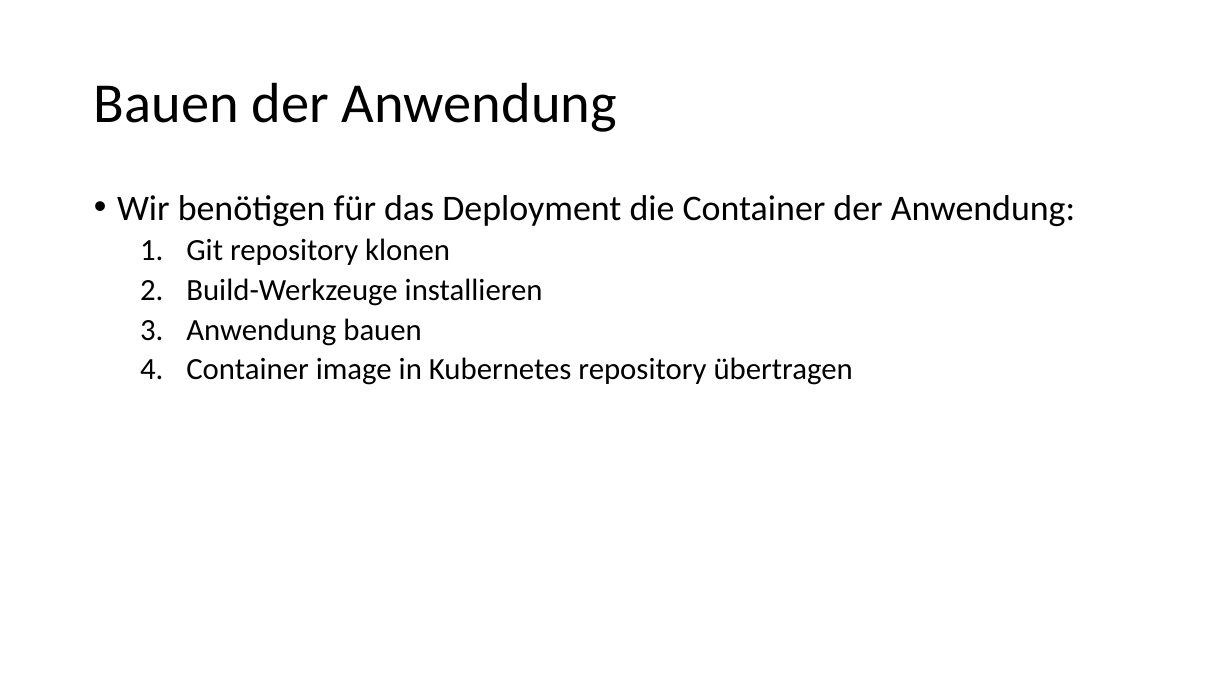
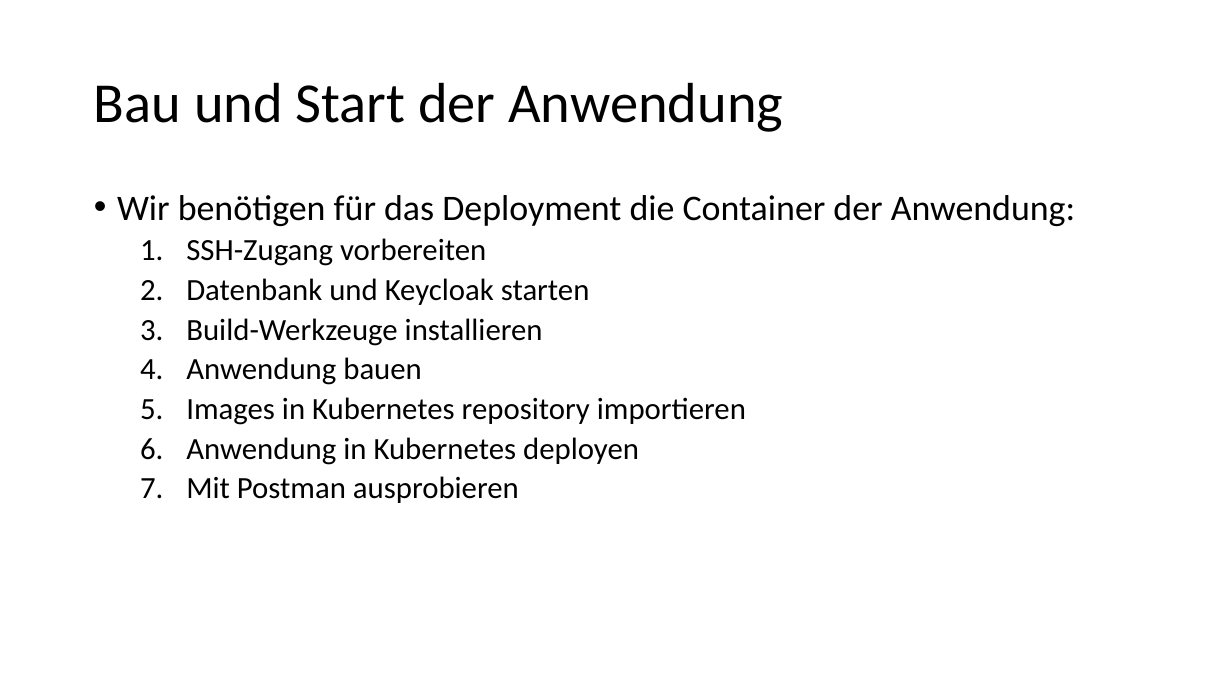
Before and after one commit to igeldo/PR4-SoSe23, a slide deck: slide 3 of sample/kubernetes/Bring your own device - Teil 2.pptx (slide 2 before the commit). Drawn at 1232x693 pixels with LibreOffice and Linux fonts; fonts in the diff are those of the drawing. Boxes give left, top, right and bottom in pixels: in the first picture for what was removed or moved away, otherwise in the second. Text is boxed around its words. In the diff, an @@ line names an element or a change of style, - is before the commit and + after.

```diff
--- a/sample/kubernetes/Bring your own device - Teil 2.pptx
+++ b/sample/kubernetes/Bring your own device - Teil 2.pptx
@@ title at (94,82,783,132): text changed @@
-Bauen der Anwendung
+Bau und Start der Anwendung
@@ text at (186,238,590,305): text changed @@
-  1. Git repository klonen
+  1. SSH-Zugang vorbereiten
+  2. Datenbank und Keycloak starten
@@ text at (186,397,746,503): text changed @@
-  4. Container image in Kubernetes repository übertragen
+  5. Images in Kubernetes repository importieren
+  6. Anwendung in Kubernetes deployen
+  7. Mit Postman ausprobieren
```
Also in this commit, not shown: 6 other slides changed, 9 slides added, 2 other files.
